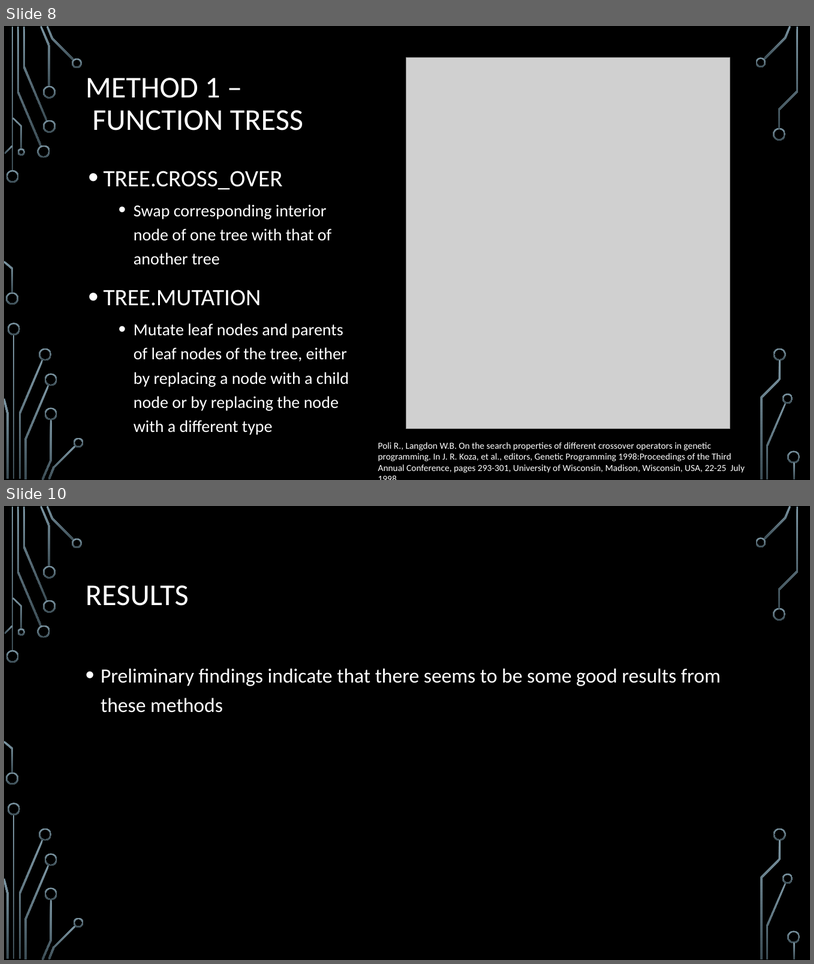
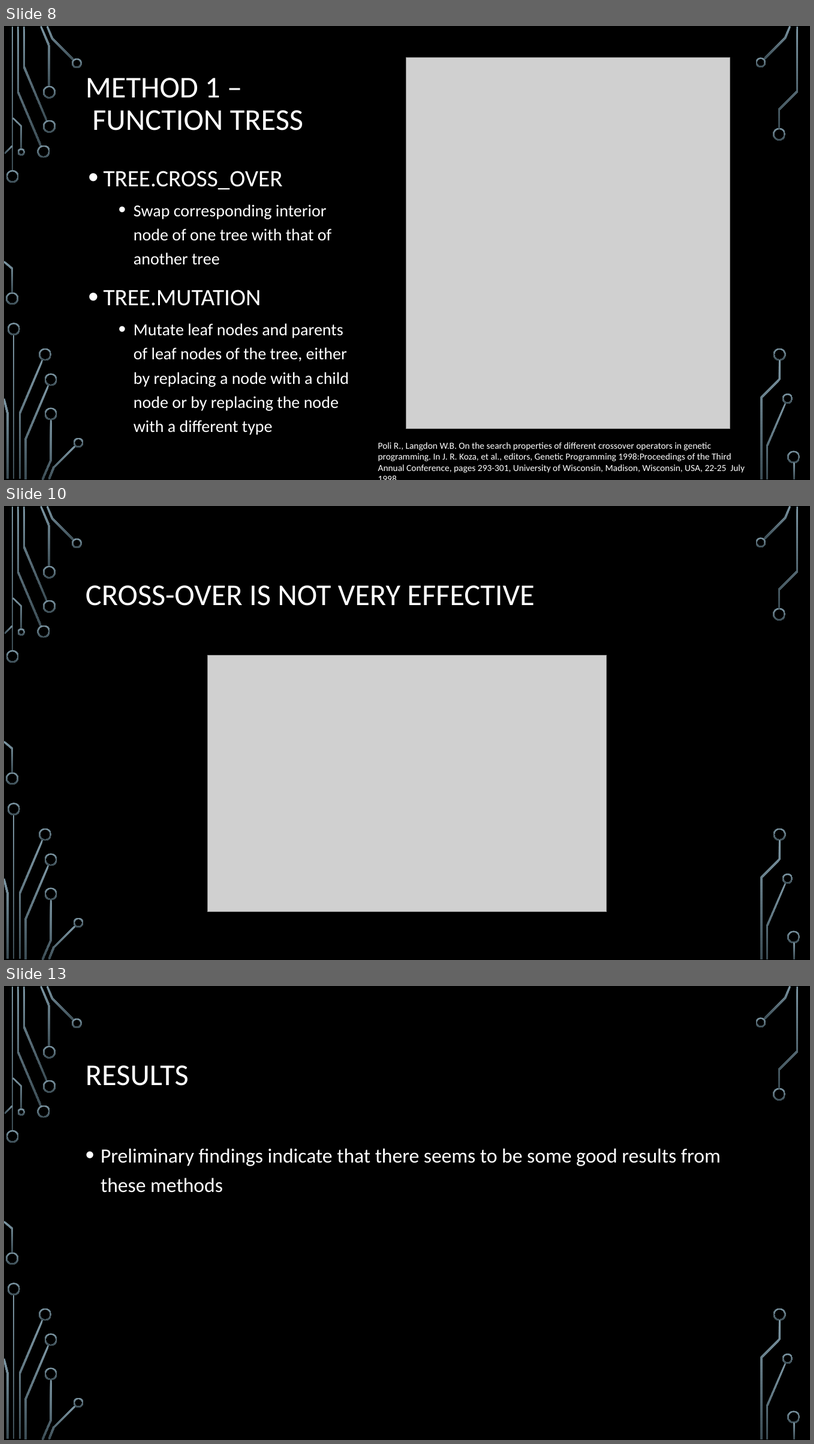
Before and after one commit to acbart/attribute-learning-system, a slide deck: presentation/Attribute Learning System Presentation.pptx. Shown one above the other, each under a label of ours: slides 8 and 10 before the commit, slides 8, 10 and 13 after it; the slides between them are not shown. The pictures are 814x964 and 814x1444 pixels, drawn with LibreOffice and Linux fonts; fonts in the diff are those of the drawing; grey boxes stand for pictures; background and template pictures are left out. Boxes give left, top, right and bottom in pixels: in the first picture for what was removed or moved away, otherwise in the second. Text is boxed around its words. In the diff, an @@ line names an element or a change of style, - is before the commit and + after.

```diff
--- a/presentation/Attribute Learning System Presentation.pptx
+++ b/presentation/Attribute Learning System Presentation.pptx
@@ slide 10 added at (4,506,810,960), background picture (left out); not listed: 36 template elements that a slide beside it also shows @@
@@ title added at (86,585,534,606), 36 pt, text #FFFFFF @@
+CROSS-OVER IS NOT VERY EFFECTIVE
@@ picture added at (207,655,607,912) @@
@@ what was slide 10 is now slide 13 @@
```
Also in this commit, not shown: 6 slides changed, 2 other slides added.
